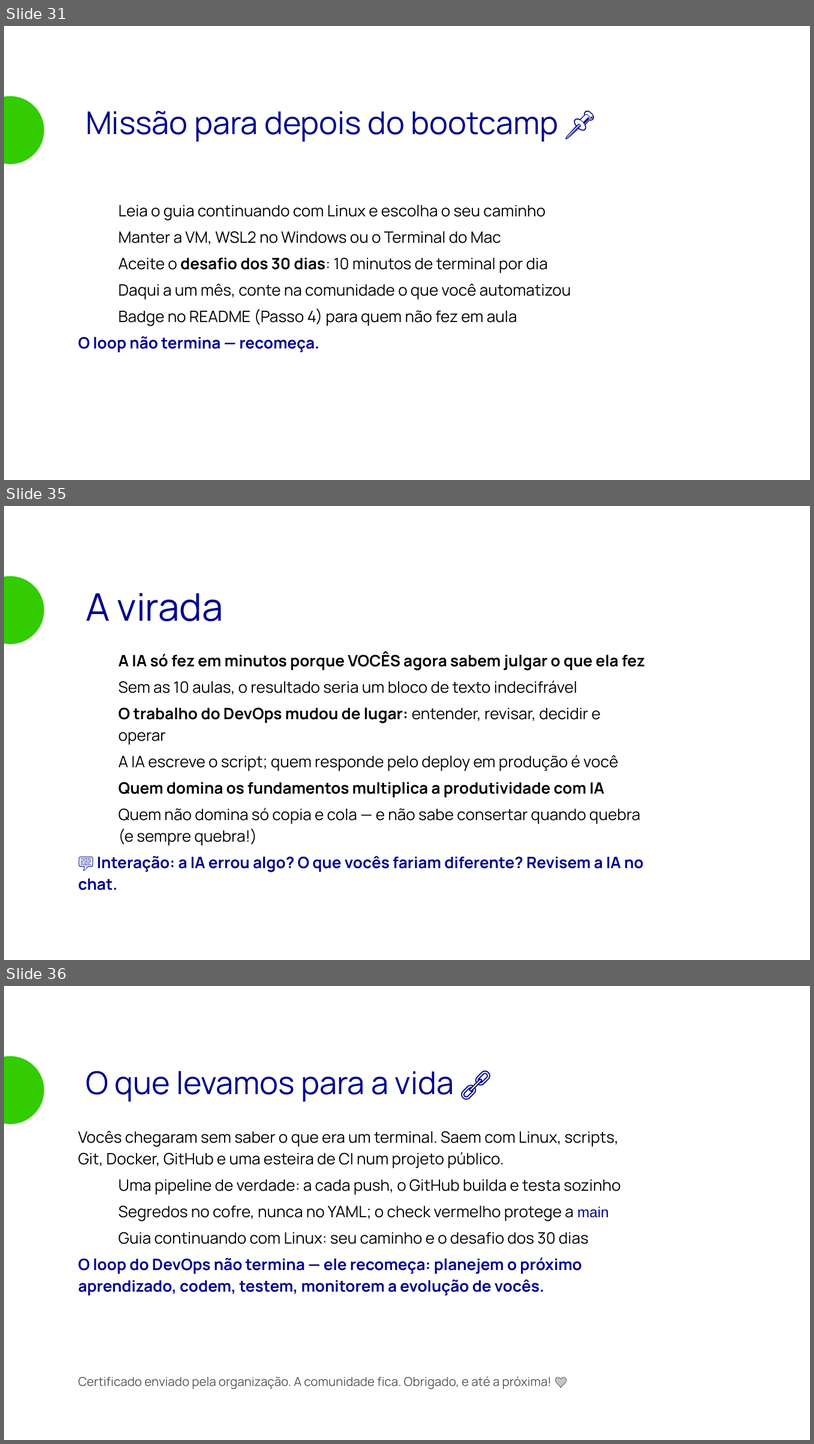
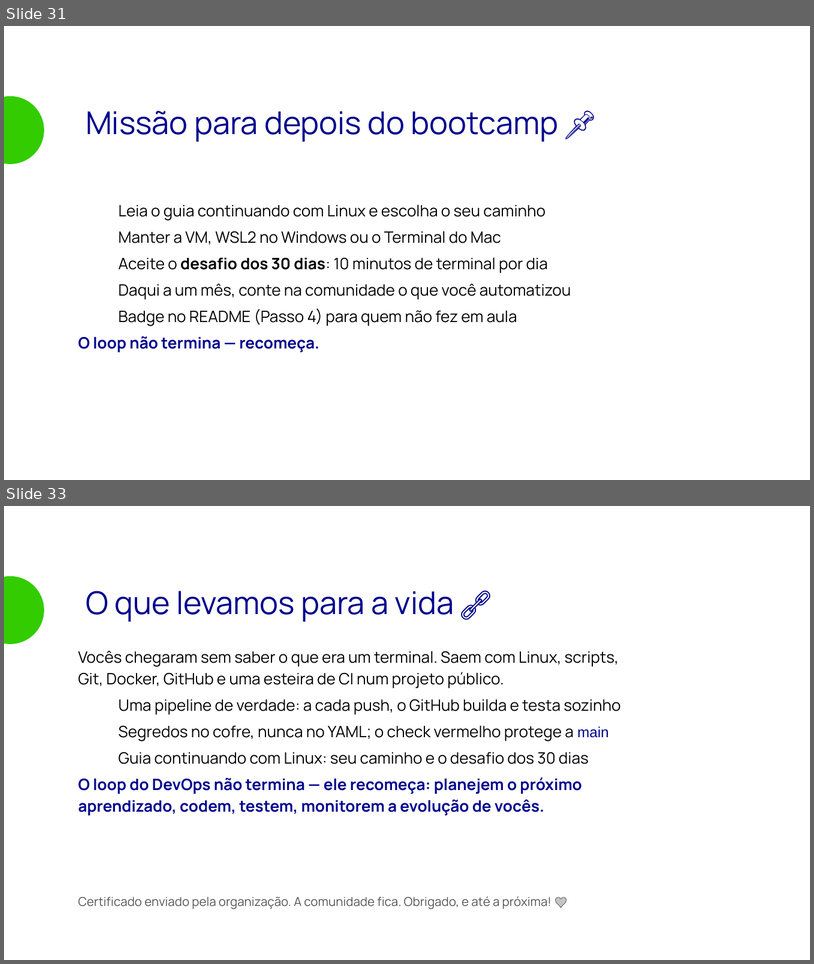
Before and after one commit to matera-vrn/bootcamp-devops-2026, a slide deck: aulas/aula-10-github-actions/slides/aula-10.odp. Shown one above the other, each under a label of ours: slides 31, 35 and 36 before the commit, slides 31 and 33 after it; the slides between them are not shown. The pictures are 814x1444 and 814x964 pixels, drawn with LibreOffice and Linux fonts; fonts in the diff are those of the drawing; background and template pictures are left out. Boxes give left, top, right and bottom in pixels: in the first picture for what was removed or moved away, otherwise in the second. Text is boxed around its words. In the diff, an @@ line names an element or a change of style, - is before the commit and + after.

```diff
--- a/aulas/aula-10-github-actions/slides/aula-10.odp
+++ b/aulas/aula-10-github-actions/slides/aula-10.odp
@@ slide 35 removed at box(4, 506, 810, 960), background picture (left out) @@
@@ ellipse removed at box(4, 576, 44, 644) @@
@@ text removed at box(86, 593, 224, 621) @@
-A virada
@@ text removed at box(78, 652, 645, 890) @@
-● A IA só fez em minutos porque VOCÊS agora sabem julgar o que ela fez
-● Sem as 10 aulas, o resultado seria um bloco de texto indecifrável
-● O trabalho do DevOps mudou de lugar: entender, revisar, decidir e operar
-● A IA escreve o script; quem responde pelo deploy em produção é você
-● Quem domina os fundamentos multiplica a produtividade com IA
-● Quem não domina só copia e cola — e não sabe consertar quando quebra (e sempre quebra!)
-💬 Interação: a IA errou algo? O que vocês fariam diferente? Revisem a IA no chat.
@@ what was slide 36 is now slide 33 @@
```
Also in this commit, not shown: 2 slides changed, 2 other slides removed, 9 other files.
